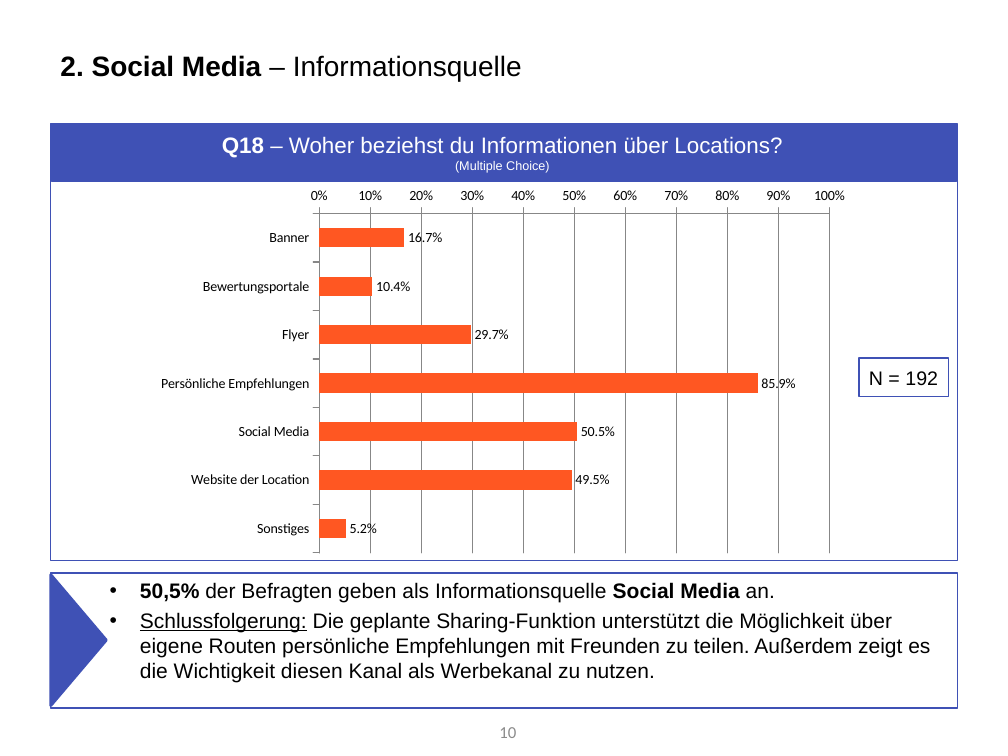
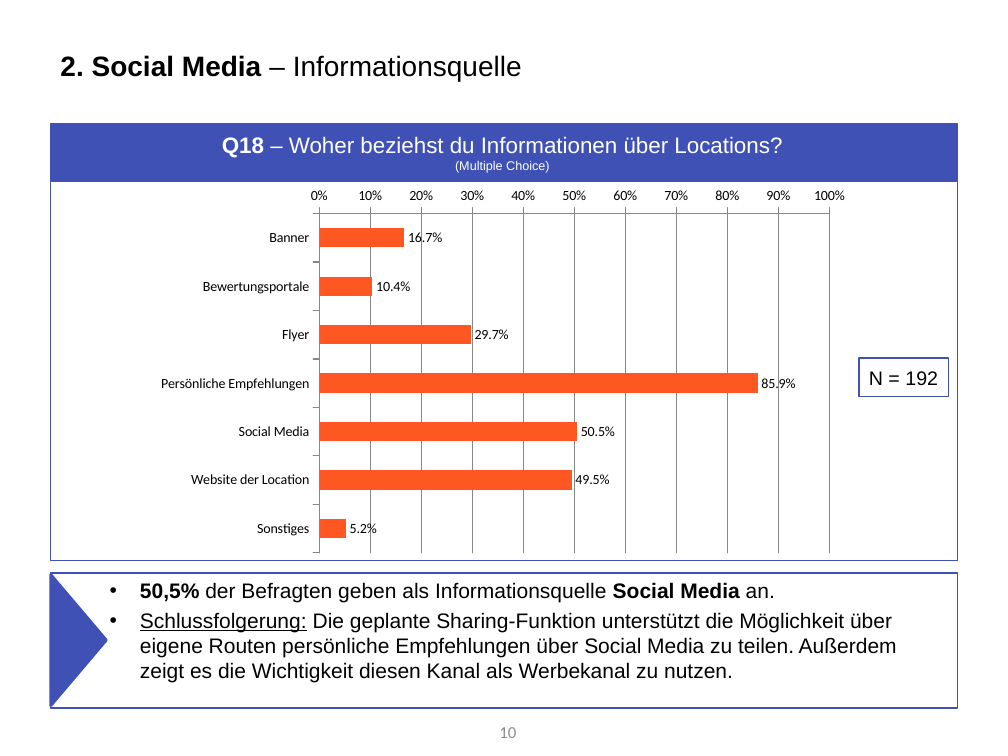
Before and after one commit to Roba1993/Happy-Hour, a slide deck: slide 10 of documents/marketing/Marketing Analyse von Umfrage 1 Fokus Social Media (5.7).pptx. Drawn at 1008x756 pixels with LibreOffice and Linux fonts; fonts in the diff are those of the drawing. Boxes give left, top, right and bottom in pixels: in the first picture for what was removed or moved away, otherwise in the second. Text is boxed around its words. In the diff, an @@ line names an element or a change of style, - is before the commit and + after.

Commit message:
Social Media Analyse Umfrage I

```diff
--- a/documents/marketing/Marketing Analyse von Umfrage 1 Fokus Social Media (5.7).pptx
+++ b/documents/marketing/Marketing Analyse von Umfrage 1 Fokus Social Media (5.7).pptx
@@ text at (140, 612, 897, 683): text changed @@
-• Schlussfolgerung: Die geplante Sharing-Funktion unterstützt die Möglichkeit über eigene Routen persönliche Empfehlungen mit Freunden zu teilen. Außerdem zeigt es die Wichtigkeit diesen Kanal als Werbekanal zu nutzen.
+• Schlussfolgerung: Die geplante Sharing-Funktion unterstützt die Möglichkeit über eigene Routen persönliche Empfehlungen über Social Media zu teilen. Außerdem zeigt es die Wichtigkeit diesen Kanal als Werbekanal zu nutzen.
```
Also in this commit, not shown: 7 other slides changed, 1 slide removed.
